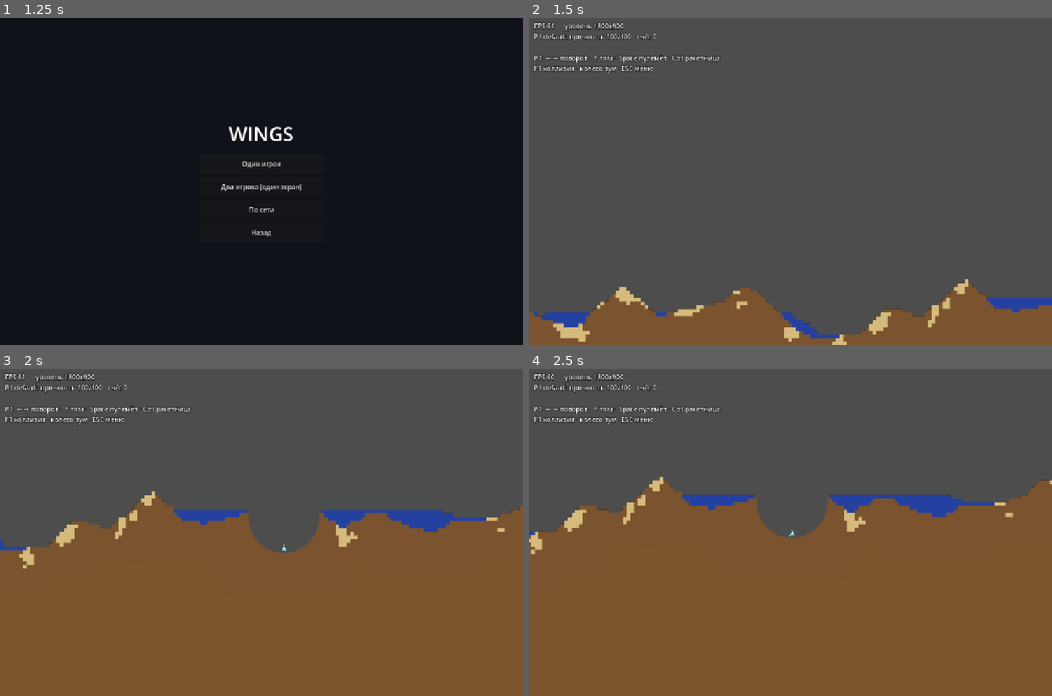
Above: before the commit, frames 1-4 (two rows, left to right).
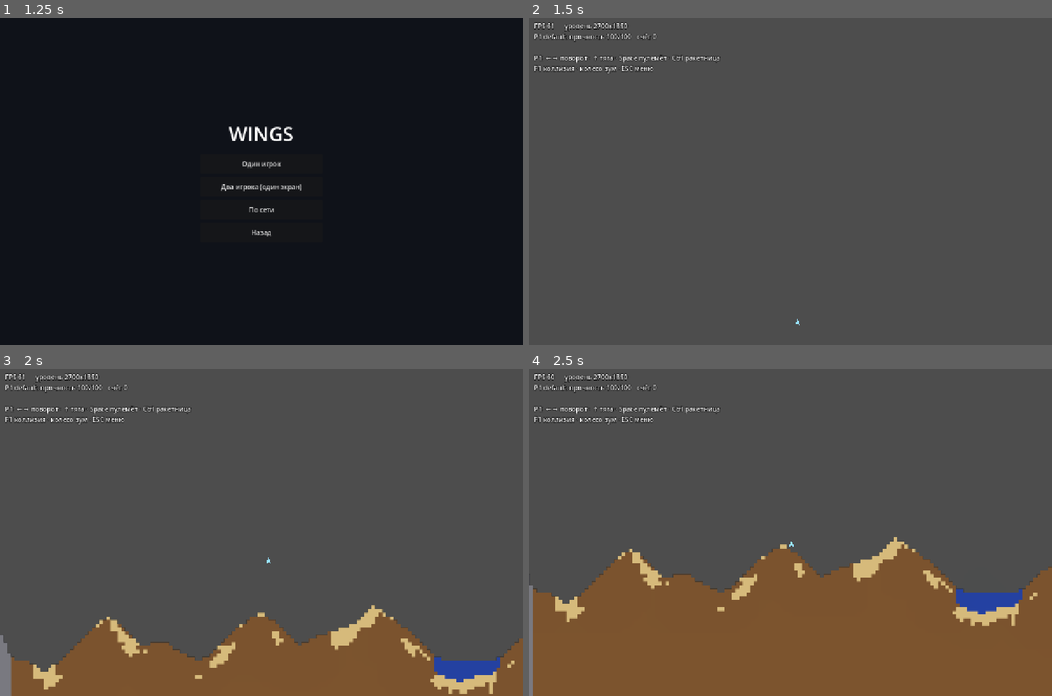
Above: after the commit, the same moments.

Repository: apbrandom/Scoria
Game: Godot game, scene res://scenes/menu/main_menu.tscn
The game is run twice, just before and just after one commit, with the same random seed, the same clock (stepped at 60 frames per second) and the same inputs.
Inputs (mouse positions are in pixels of both pictures, inside the frame that each line leads up to):
- Up to frame 1 (1.25 s): click "Играть" at 0.5 s
- Up to frame 2 (1.5 s): click "Один игрок" at 1.25 s
- Up to frame 3 (2 s): no input
- Up to frame 4 (2.5 s): tap Enter at 2 s; move the mouse to (905, 516) at 2.02 s; tap R at 2.1 s; click (905, 516) at 2.17 s

Frame 1 is identical in both runs. In frame 2, 12% of the frame differs, in the area x 0-100%, y 1-100%; in frame 3, 40%; in frame 4, 24%.

Commit message:
Границы уровня (не улететь за сцену) + карта увеличена 1800x900 -> 2700x1350
Level._build_world_bounds(): 4 невидимые StaticBody2D-стены по периметру
уровня, независимо от материала рельефа (раньше открытое небо по бокам и
сверху ничем физически не было ограничено, только камера).

Размер карты поднят с замером, не на глаз: SandLevelGen на 2700x1350 (2.25x
площади) грузится 2.1с — приемлемо для одноразовой загрузки. Дальше
2х (5400x2700) уже 4.9с, начинает ощущаться как экран загрузки.

+4 headless-проверки (разгон корабля в каждую стену по очереди, не улетает).
Полная регрессия 9 сцен, 0 провалов.

Co-Authored-By: Claude Opus 4.8 <noreply@anthropic.com>

Diff:
--- a/Wings-clone/scenes/level/level.gd
+++ b/Wings-clone/scenes/level/level.gd
@@ -48,8 +48,16 @@
 ## replay").
 const LEVEL_SEED := 1337
 ## Широкий и плоский, не квадрат — "много открытого пространства" ложится
-## лучше на широкий экран.
-const SAND_LEVEL_SIZE := Vector2i(1800, 900)
+## лучше на широкий экран. Замерено (tools/, разово): 1800x900 -> 1.1с,
+## 2700x1350 -> 2.1с, 5400x2700 -> 4.9с генерации SandLevelGen — рост терпимый
+## (не взрывается комбинаторно), но это одноразовая загрузка уровня, не кадр
+## игры, так что не бесконечно — несколько секунд ещё комфортно, 5-10+ уже
+## ощущается как настоящий экран загрузки.
+const SAND_LEVEL_SIZE := Vector2i(2700, 1350)
+
+## Толщина невидимых стен-границ уровня (см. _build_world_bounds) — с запасом
+## больше типичной скорости корабля за физ-кадр, чтобы не туннелировало.
+const WORLD_BOUNDS_THICKNESS := 300.0
 const MENU_SCENE := "res://scenes/menu/main_menu.tscn"
 
 ## Камера кадрирует ОБА корабля: зажимаем зум сверху/снизу и оставляем запас
@@ -98,6 +106,7 @@
 	add_child(_terrain)
 	_terrain.load_level(vis, msk)
 	_terrain.add_to_group("terrain")
+	_build_world_bounds(_terrain.size)
 
 	_debug = TerrainDebugDraw.new()
 	_debug.terrain = _terrain
@@ -139,6 +148,33 @@
 	_cam.make_current()
 
 	_hud = HUD_LABEL_SCRIPT.build(self)
+
+
+## Невидимые стены по периметру (0,0)-(size) — не дают кораблю физически
+## улететь за пределы уровня. Независимо от того, что генерирует сам рельеф
+## (SandLevelGen кладёт камень по бокам/низу, но НЕ над открытым небом — там
+## кораблю и положено летать) — это отдельная, гарантированная граница уровня,
+## а не побочный эффект материала рельефа. Низ и так закрыт камнем из
+## генератора (see sand_level_gen.gd), стена там просто перестраховка вторым
+## независимым способом — дёшево, без недостатков.
+func _build_world_bounds(size: Vector2i) -> void:
+	var t := WORLD_BOUNDS_THICKNESS
+	var walls := StaticBody2D.new()
+	walls.name = "WorldBounds"
+	add_child(walls)
+	_add_wall(walls, Vector2(-t / 2.0, size.y / 2.0), Vector2(t, size.y + t * 2.0))
+	_add_wall(walls, Vector2(size.x + t / 2.0, size.y / 2.0), Vector2(t, size.y + t * 2.0))
+	_add_wall(walls, Vector2(size.x / 2.0, -t / 2.0), Vector2(size.x + t * 2.0, t))
+	_add_wall(walls, Vector2(size.x / 2.0, size.y + t / 2.0), Vector2(size.x + t * 2.0, t))
+
+
+func _add_wall(parent: StaticBody2D, center: Vector2, extent: Vector2) -> void:
+	var shape := CollisionShape2D.new()
+	var rect := RectangleShape2D.new()
+	rect.size = extent
+	shape.shape = rect
+	shape.position = center
+	parent.add_child(shape)
 
 
 func _process(_delta: float) -> void:
--- a/Wings-clone/tools/test_sand_level_boot.gd
+++ b/Wings-clone/tools/test_sand_level_boot.gd
@@ -16,7 +16,7 @@
 
 func _ready() -> void:
 	print("=== Проверка загрузки level.tscn (SandLevelGen, %s) ===" % DisplayServer.get_name())
-	_run()
+	await _run()
 	print("\n=== ИТОГ: %d пройдено, %d провалено ===" % [_pass, _fail])
 	get_tree().quit(1 if _fail > 0 else 0)
 
@@ -27,6 +27,11 @@
 	else:
 		_fail += 1
 	print("  [%s] %s   %s" % ["OK" if ok else "ПРОВАЛ", title, detail])
+
+
+func _step(frames: int) -> void:
+	for _i in frames:
+		await get_tree().physics_frame
 
 
 func _run() -> void:
@@ -44,8 +49,8 @@
 		GameRules.reset()
 		return
 
-	_check("Размер уровня совпадает с SAND_LEVEL_SIZE (1800x900)",
-		terrain.size == Vector2i(1800, 900), "size=%s" % terrain.size)
+	_check("Размер уровня совпадает с SAND_LEVEL_SIZE (2700x1350)",
+		terrain.size == Vector2i(2700, 1350), "size=%s" % terrain.size)
 	_check("В рельефе есть твёрдые пиксели (не пустой уровень)",
 		terrain.count_solid() > 0, "count_solid=%d" % terrain.count_solid())
 
@@ -53,8 +58,44 @@
 	_check("Корабль реально заспавнен (player_count=1 -> 1 корабль)", ships.size() == 1,
 		"кораблей на сцене: %d" % ships.size())
 
+	if not ships.is_empty():
+		await _check_world_bounds(ships[0], terrain.size)
+
 	level.queue_free()
 	GameRules.reset()
+
+
+## Разгоняет корабль на границу уровня (лево/верх/право/низ по очереди) и
+## проверяет, что невидимые стены (Level._build_world_bounds) реально не
+## дают физически улететь за пределы (0,0)-(size) — не просто "камера не
+## показывает дальше", а настоящая коллизия.
+func _check_world_bounds(ship: Ship, size: Vector2i) -> void:
+	# Скорость разгона (4000 px/с) нарочно намного выше реальных скоростей
+	# корабля (тяга даёт ~170 px/с, крэш о рельеф — 250-320 px/с) — стресс-тест
+	# на "точно долетит до стены". При такой скорости однокадровое проникновение
+	# и коррекция физдвижком дают не идеально нулевой нахлёст (проверено по
+	# кадрам scratch-диагностикой: верх тормозит ровно у стены, потом гравитация
+	# естественно тащит обратно вниз — не баг стены). MARGIN просторный (стена
+	# толщиной WORLD_BOUNDS_THICKNESS=300 px) — цель теста "не улетел за
+	# пределы", а не "остановился с точностью до пикселя".
+	const MARGIN := 40.0
+	var cases := [
+		{"name": "левая", "pos": Vector2(60, size.y / 2.0), "vel": Vector2(-4000, 0),
+			"check": func(p: Vector2) -> bool: return p.x > -MARGIN},
+		{"name": "правая", "pos": Vector2(size.x - 60, size.y / 2.0), "vel": Vector2(4000, 0),
+			"check": func(p: Vector2) -> bool: return p.x < size.x + MARGIN},
+		{"name": "верхняя", "pos": Vector2(size.x / 2.0, 60), "vel": Vector2(0, -4000),
+			"check": func(p: Vector2) -> bool: return p.y > -MARGIN},
+		{"name": "нижняя", "pos": Vector2(size.x / 2.0, size.y - 60), "vel": Vector2(0, 4000),
+			"check": func(p: Vector2) -> bool: return p.y < size.y + MARGIN},
+	]
+	for c in cases:
+		ship.global_position = c["pos"]
+		ship.linear_velocity = c["vel"]
+		await _step(30)
+		var ok: bool = c["check"].call(ship.global_position)
+		_check("граница уровня держит корабль (%s стена)" % c["name"], ok,
+			"позиция после разгона: %s" % ship.global_position)
 
 
 func _find_terrain(root: Node) -> Terrain:
Not shown, changed: notes/devlog.md
